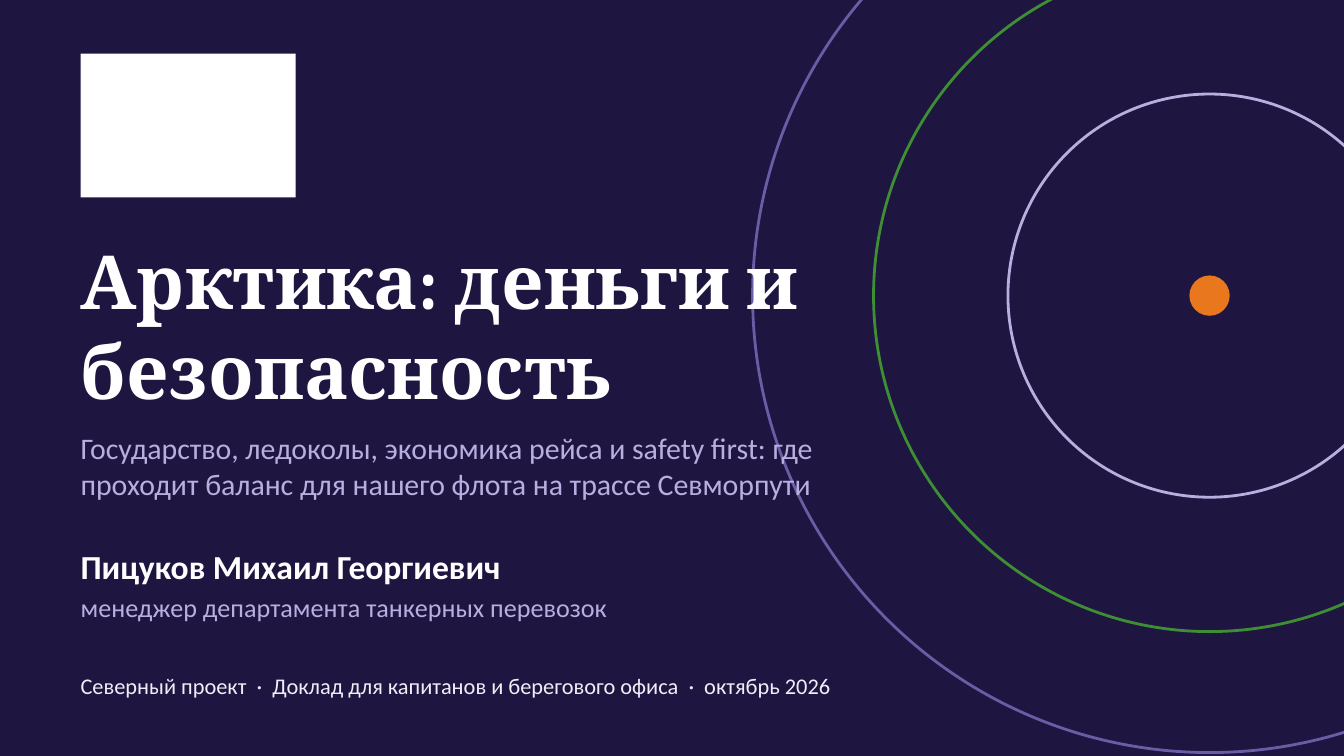
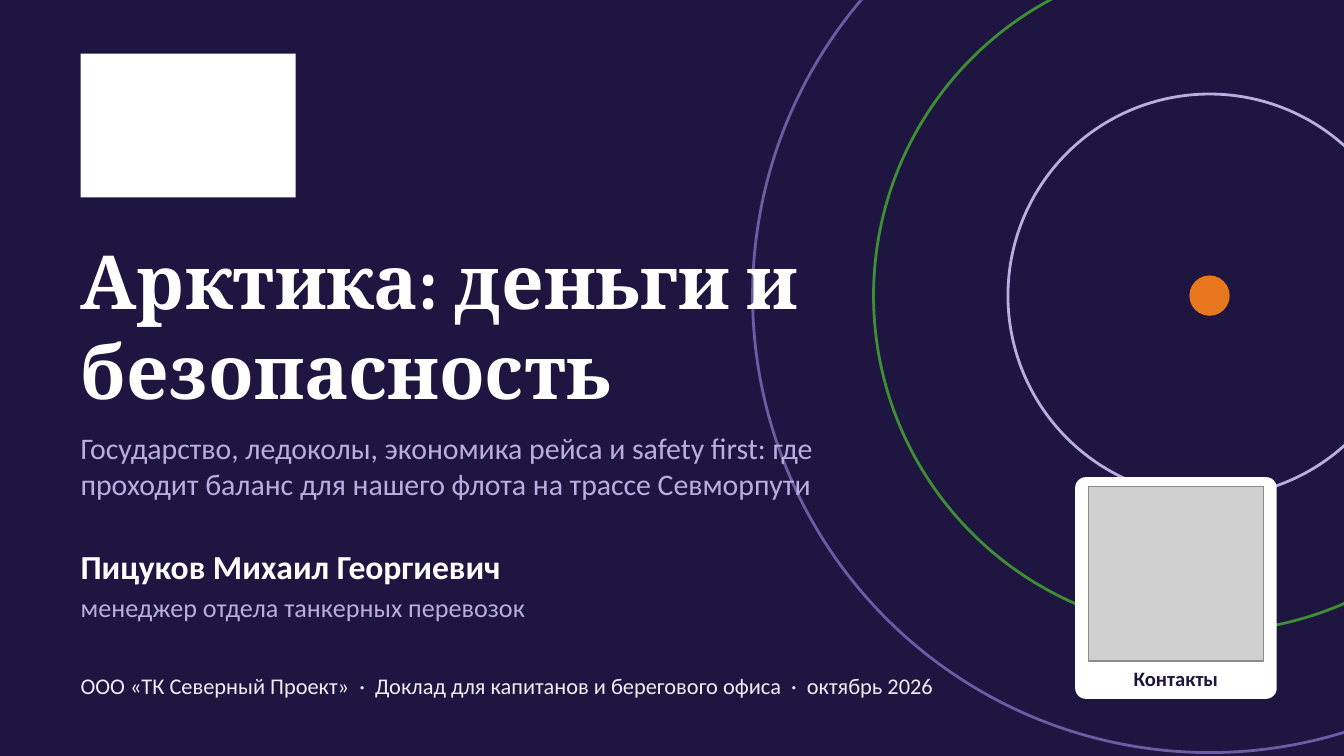
Before and after one commit to Mike-Pits/Arctic_presentation_2026_10_20, a slide deck: slide 1 of Arktika_dengi_i_bezopasnost.pptx. Drawn at 1344x756 pixels with LibreOffice and Linux fonts; fonts in the diff are those of the drawing; grey boxes stand for pictures; background and template pictures are left out. Boxes give left, top, right and bottom in pixels: in the first picture for what was removed or moved away, otherwise in the second. Text is boxed around its words. In the diff, an @@ line names an element or a change of style, - is before the commit and + after.

```diff
--- a/Arktika_dengi_i_bezopasnost.pptx
+++ b/Arktika_dengi_i_bezopasnost.pptx
@@ rounded rectangle added at <box>1075,477,1277,699</box>, fill #FFFFFF @@
@@ picture added at <box>1089,487,1263,661</box> @@
@@ text at <box>81,604,525,622</box>: text changed @@
-менеджер департамента танкерных перевозок
+менеджер отдела танкерных перевозок
@@ text at <box>81,679,932,698</box>: text changed @@
-Северный проект · Доклад для капитанов и берегового офиса · октябрь 2026
+ООО «ТК Северный Проект» · Доклад для капитанов и берегового офиса · октябрь 2026
@@ text added at <box>1134,672,1218,686</box>, 11 pt, text #1E1640, bold @@
+Контакты
```
Also in this commit, not shown: 1 other slide changed, 5 other files.
